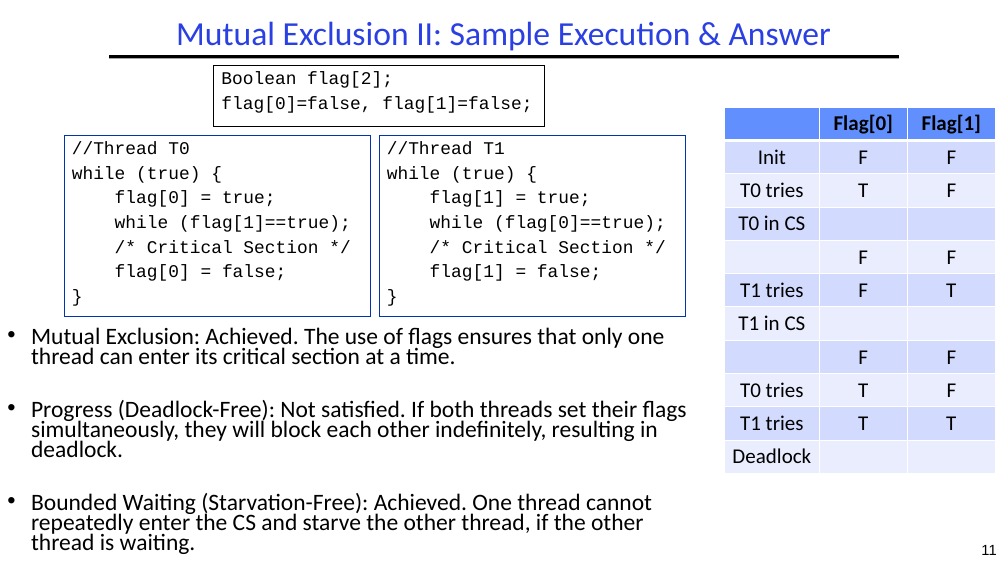
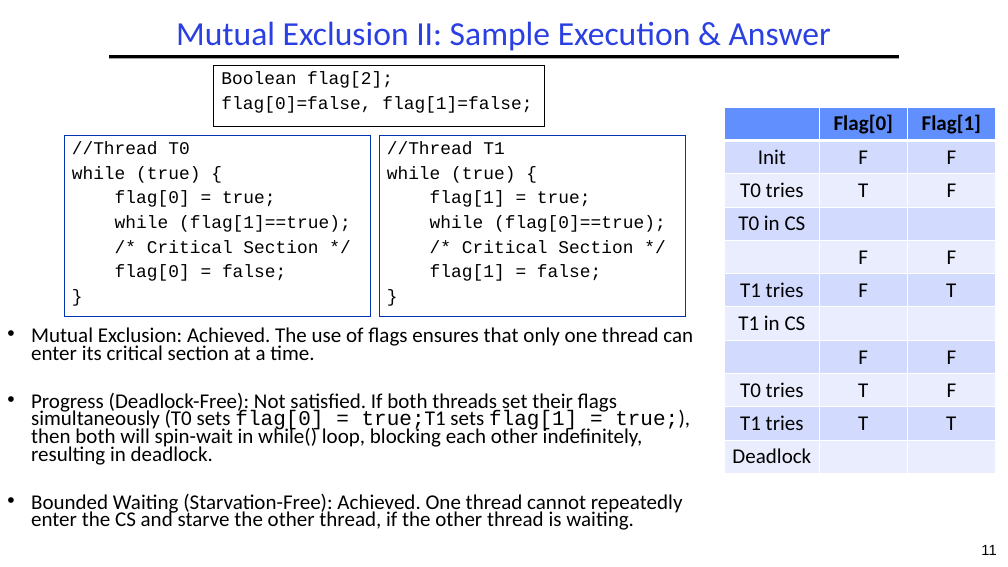
Before and after one commit to guhofstra/CSC112Fa26, a slide deck: slide 11 of PPTs/L3-Exercises ANS.pptx. Drawn at 1008x567 pixels with LibreOffice and Linux fonts; fonts in the diff are those of the drawing. Boxes give left, top, right and bottom in pixels: in the first picture for what was removed or moved away, otherwise in the second. Text is boxed around its words. In the diff, an @@ line names an element or a change of style, - is before the commit and + after.

```diff
--- a/PPTs/L3-Exercises ANS.pptx
+++ b/PPTs/L3-Exercises ANS.pptx
@@ text at (31,327,693,530): size 22.4 to 20 pt in "Mutual Exclusion: Achieved. The use of flags ...", "Bounded Waiting (Starvation-Free): Achieved. One thread cann ..." @@
@@ text at (31,393,690,465): text changed; size 22.4 to 20 pt @@
-• Progress (Deadlock-Free): Not satisfied. If both threads set their flags simultaneously, they will block each other indefinitely, resulting in deadlock.
+• Progress (Deadlock-Free): Not satisfied. If both threads set their flags simultaneously (T0 sets flag[0] = true;T1 sets flag[1] = true;), then both will spin-wait in while() loop, blocking each other indefinitely, resulting in deadlock.
```
Also in this commit, not shown: 6 other slides changed, 1 slide added, 2 other files.
